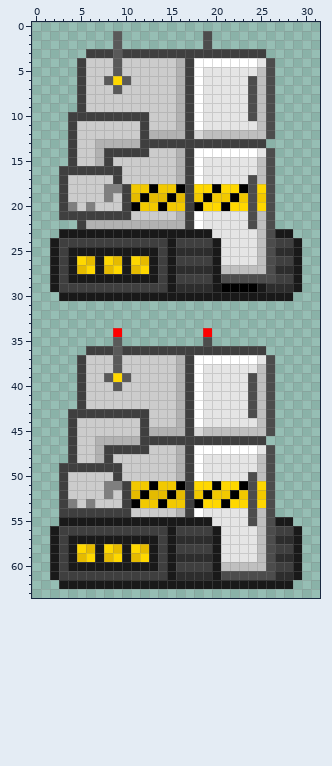
File history of a pixel-art sprite, assets/frigid_1.png. This is how it looked before the edit.
The file is 32x64 pixels. Colours within 5 levels of each other are drawn and written as one.
The result:
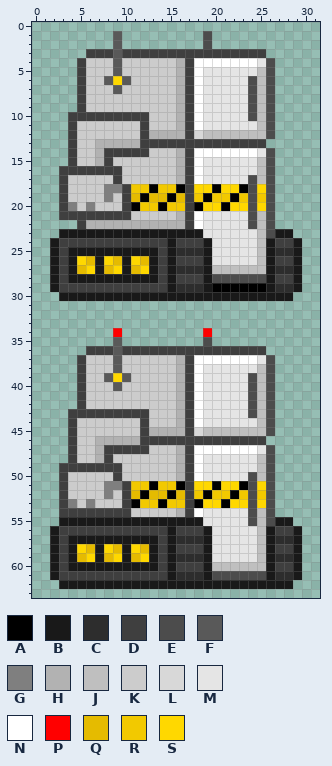
Palette (. is transparent): A #000000  B #191919  C #2d2d2d  D #3f3f3f  E #4c4c4c  F #595959  G #7f7f7f  H #b2b2b2  J #bfbfbf  K #cccccc  L #d8d8d8  M #e5e5e5  N #ffffff  P #ff0000  Q #e5bb00  R #f2c900  S #ffd800
From old to new:
Colour A replaces colour B in row 29 at x 20 and 25.
Colour B replaces colour C in row 25 at x 19; in row 27 at x 19; in row 29 at x 19 and 26; in row 57 at x 19; in row 59 at x 19; in row 61 at x 19.
Colour B replaces colour D in row 24 at x 19; in row 26 at x 19; in row 28 at x 19; in row 56 at x 19; in row 58 at x 19; in row 60 at x 19.
Colour B replaces colour E in rows 24 to 28 at x 26; in rows 56 to 61 at x 26.
Colour E replaces colour B in row 28 at x 20; in row 61 at x 20.
Colour J replaces colour B in row 27 at x 20; in row 60 at x 20.
Colour M replaces colour B in row 23 at x 19; in rows 24 to 26 at x 20; in row 55 at x 19; in rows 56 to 59 at x 20.
Where, in picture pixels (left, top, right, bottom), the same in both pictures:
changed: (203, 229, 221, 292)
changed: (257, 238, 275, 292)
changed: (203, 517, 221, 580)
changed: (266, 526, 275, 580)
